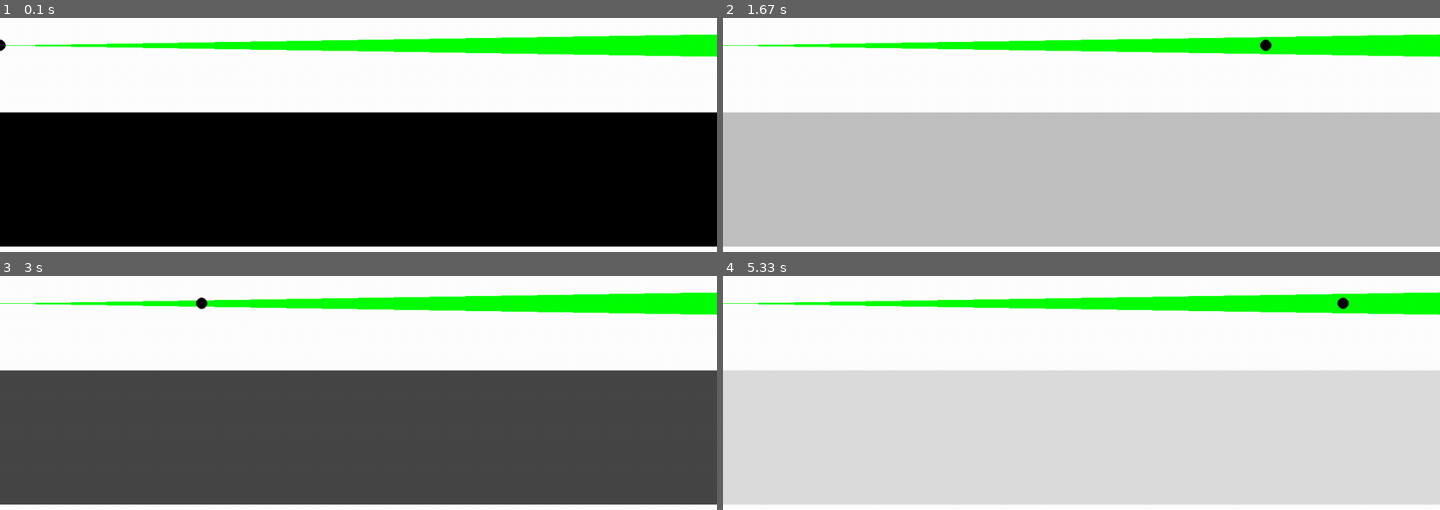
Above: before the commit, frames 1-4 (two rows, left to right).
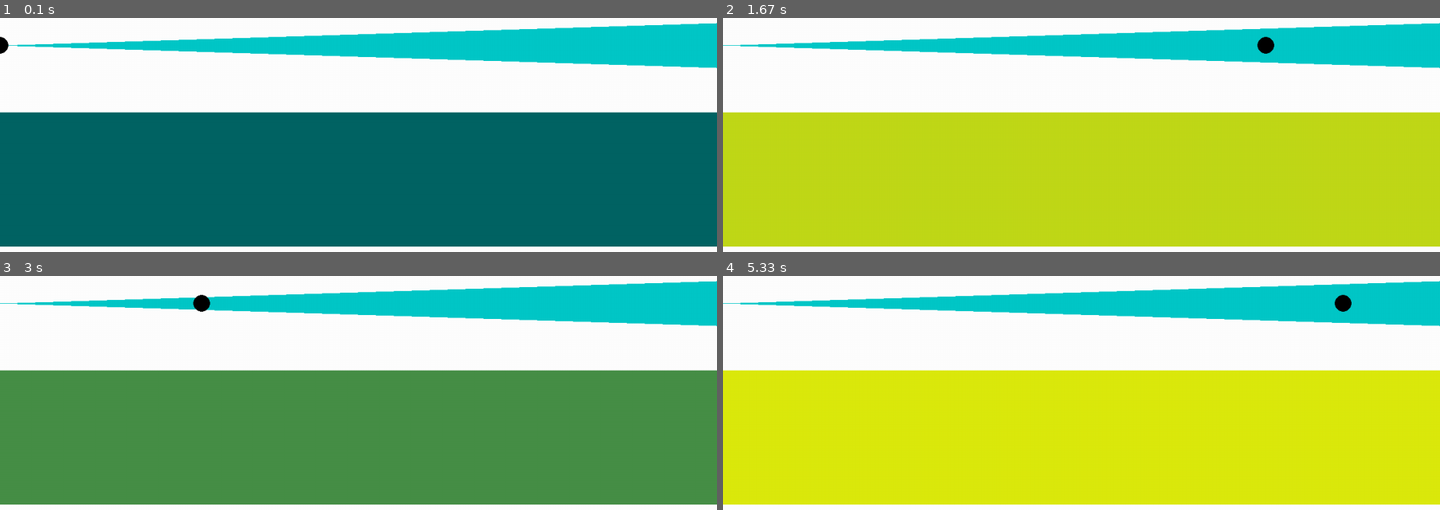
Above: after the commit, the same moments.

Repository: rhainne/py-game-dev
Game: pygame game, started from blending_colors_lerp.py
Two runs of this game, one before a commit and one after it. Both use one fixed random seed, a clock stepped at 60 frames per second and the inputs below.
Inputs (mouse positions are in pixels of both pictures, inside the frame that each line leads up to):
- Up to frame 1 (0.1 s): no input
- Up to frame 2 (1.67 s): press the mouse at (909, 205) at 0.37 s; move the mouse to (outside the picture) at 0.47 s; release the mouse at (outside the picture) at 0.6 s; tap Enter at 0.67 s; press the mouse at (909, 205) at 1.03 s; move the mouse to (outside the picture) at 1.13 s; release the mouse at (outside the picture) at 1.27 s; press the mouse at (909, 205) at 1.37 s; move the mouse to (1088, 237) at 1.47 s; release the mouse at (outside the picture) at 1.6 s
- Up to frame 3 (3 s): press the mouse at (186, 463) at 1.7 s; move the mouse to (outside the picture) at 1.8 s; release the mouse at (outside the picture) at 1.93 s; press the mouse at (186, 463) at 2.03 s; move the mouse to (344, 423) at 2.13 s; release the mouse at (509, 381) at 2.27 s; press the mouse at (186, 463) at 2.37 s; move the mouse to (351, 407) at 2.47 s; release the mouse at (516, 350) at 2.6 s; press the mouse at (186, 463) at 2.7 s; move the mouse to (193, 423) at 2.8 s; release the mouse at (200, 381) at 2.93 s
- Up to frame 4 (5.33 s): press the mouse at (909, 463) at 3.03 s; move the mouse to (outside the picture) at 3.13 s; release the mouse at (outside the picture) at 3.27 s; press the mouse at (909, 463) at 3.37 s; move the mouse to (923, 479) at 3.47 s; release the mouse at (938, 493) at 3.6 s; press the mouse at (909, 463) at 3.7 s; move the mouse to (outside the picture) at 3.8 s; release the mouse at (outside the picture) at 3.93 s; press the mouse at (909, 463) at 4.03 s; move the mouse to (973, 393) at 4.13 s; release the mouse at (1038, 325) at 4.27 s; press the mouse at (909, 463) at 4.37 s; move the mouse to (909, 498) at 4.47 s; release the mouse at (outside the picture) at 4.6 s; press the mouse at (909, 463) at 4.7 s; move the mouse to (866, 423) at 4.8 s; release the mouse at (816, 381) at 4.93 s; press the mouse at (909, 463) at 5.03 s; move the mouse to (1124, 488) at 5.13 s; release the mouse at (outside the picture) at 5.27 s

The runs differ from the first frame. In frame 1, 67% of the frame differs, in the area x 0-100%, y 2-98%; in frame 2, 68%; in frame 3, 67%; in frame 4, 68%.

Commit message:
daily commit 20170523

Diff:
--- a/blending_colors_lerp.py
+++ b/blending_colors_lerp.py
@@ -1,5 +1,3 @@
-
-from pygame.locals import *
 from various_functions.pygame_custom_functions import *
 
 l_width = 1280
@@ -9,21 +7,20 @@
 pygame.init()
 
 screen = pygame.display.set_mode(SCREEN_SIZE, 0, 32)
-color1 = (0, 0, 0)
-color2 = (255, 255, 255)
+color1 = (0, 100, 100)
+color2 = (255, 255, 0)
 factor = 0.
 
 while True:
     for event in pygame.event.get():
-        if event.type == QUIT:
-            exit_handler()
+        event_handler(event)
 
     screen.fill((255, 255, 255))
-    tri = [(0, 120), (l_width - 1, 100), (l_width - 1, 140)]
-    pygame.draw.polygon(screen, (0, 255, 0), tri)
-    pygame.draw.circle(screen, (0, 0, 0), (int(factor * float(l_width - 1)), 120), 10)
+    tri = [(0, 120), (l_width - 1, 80), (l_width - 1, 160)]
+    pygame.draw.polygon(screen, (0, 200, 200), tri)
+    pygame.draw.circle(screen, (0, 0, 0), (int(factor * float(l_width - 1)), 120), 15)
     x, y = pygame.mouse.get_pos()
-    if pygame.mouse.get_pressed()[0]:
+    if pygame.mouse.get_pressed()[0]:  # [0] for left click, [1] for wheel, [2] for right click
         factor = x / float(l_width - 1)
         pygame.display.set_caption("PyGame Color Blend Test - %.3f" % factor)
 
--- a/various_functions/pygame_custom_functions.py
+++ b/various_functions/pygame_custom_functions.py
@@ -1,4 +1,5 @@
 import pygame
+from pygame.locals import *
 
 
 def scale_color(color, scale):
@@ -14,6 +15,14 @@
 def exit_handler():
     pygame.quit()
     exit()
+
+
+def event_handler(event):
+    if event.type == QUIT:
+        exit_handler()
+    if event.type == KEYDOWN:
+        if event.key == K_ESCAPE:
+            exit_handler()
 
 
 # Saturate color is used to keep always valid 0-255 color values.
Empty file added: __init__.py
